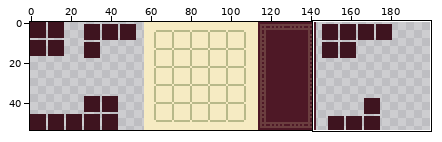
File history of a pixel-art file, art_workspace/levels/level2.aseprite. The first picture is a wide view before the edit; the outline marks the close-up.
Close-up. Old version:
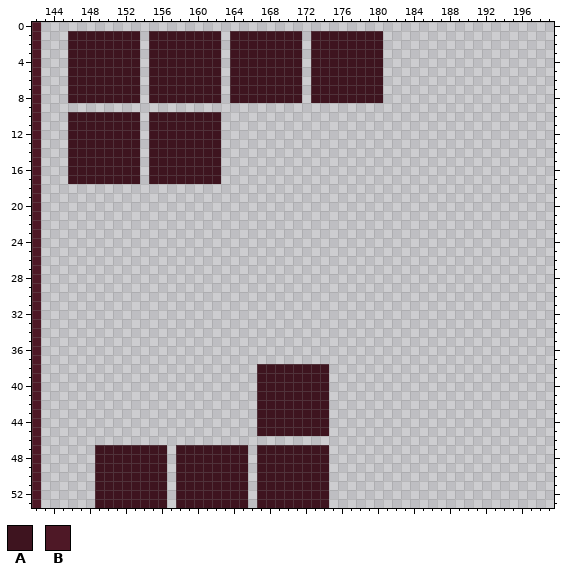
200x54 pixels, 1 frame. Shown: x 142..199, y 0..53. The commit also changed other parts of the picture, which this record leaves out.
Visible layers, top first: "Layer 3", "Layer 1", "Layer 2".
Palette (. is transparent): A #3e141f  B #4e1826
Pixels before (only the part around the change), first column x 142:
 0 B.........................................................
 1 B...AAAAAAAA.AAAAAAAA.AAAAAAAA.AAAAAAAA...................
 2 B...AAAAAAAA.AAAAAAAA.AAAAAAAA.AAAAAAAA...................
 3 B...AAAAAAAA.AAAAAAAA.AAAAAAAA.AAAAAAAA...................
 4 B...AAAAAAAA.AAAAAAAA.AAAAAAAA.AAAAAAAA...................
 5 B...AAAAAAAA.AAAAAAAA.AAAAAAAA.AAAAAAAA...................
 6 B...AAAAAAAA.AAAAAAAA.AAAAAAAA.AAAAAAAA...................
 7 B...AAAAAAAA.AAAAAAAA.AAAAAAAA.AAAAAAAA...................
 8 B...AAAAAAAA.AAAAAAAA.AAAAAAAA.AAAAAAAA...................
 9 B.........................................................
10 B...AAAAAAAA.AAAAAAAA.....................................
11 B...AAAAAAAA.AAAAAAAA.....................................
12 B...AAAAAAAA.AAAAAAAA.....................................
13 B...AAAAAAAA.AAAAAAAA.....................................
14 B...AAAAAAAA.AAAAAAAA.....................................
15 B...AAAAAAAA.AAAAAAAA.....................................
16 B...AAAAAAAA.AAAAAAAA.....................................
17 B...AAAAAAAA.AAAAAAAA.....................................
18 B.........................................................
19 B.........................................................
20 B.........................................................
21 B.........................................................
22 B.........................................................
23 B.........................................................
24 B.........................................................
25 B.........................................................
26 B.........................................................
27 B.........................................................
28 B.........................................................
29 B.........................................................
30 B.........................................................
31 B.........................................................
32 B.........................................................
33 B.........................................................
34 B.........................................................
35 B.........................................................
36 B.........................................................
37 B.........................................................
38 B........................AAAAAAAA.........................
39 B........................AAAAAAAA.........................
40 B........................AAAAAAAA.........................
41 B........................AAAAAAAA.........................
42 B........................AAAAAAAA.........................
43 B........................AAAAAAAA.........................
44 B........................AAAAAAAA.........................
45 B........................AAAAAAAA.........................
46 B.........................................................
47 B......AAAAAAAA.AAAAAAAA.AAAAAAAA.........................
48 B......AAAAAAAA.AAAAAAAA.AAAAAAAA.........................
49 B......AAAAAAAA.AAAAAAAA.AAAAAAAA.........................
50 B......AAAAAAAA.AAAAAAAA.AAAAAAAA.........................
51 B......AAAAAAAA.AAAAAAAA.AAAAAAAA.........................
52 B......AAAAAAAA.AAAAAAAA.AAAAAAAA.........................
53 B......AAAAAAAA.AAAAAAAA.AAAAAAAA.........................
Once edited:
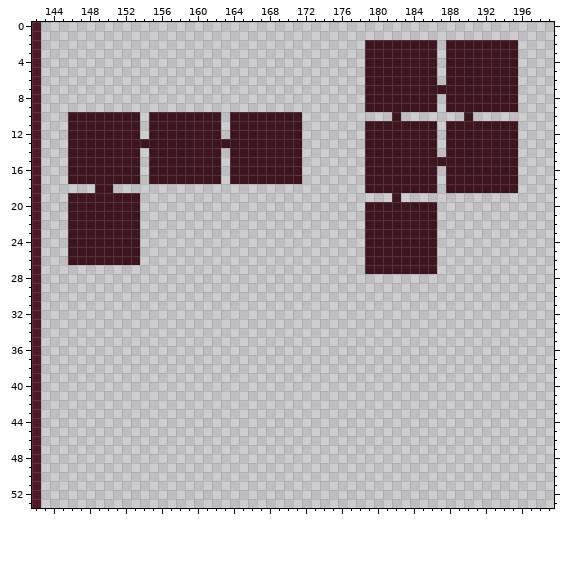
What changed:
Changed rows in their new state; - is an unchanged pixel.
Layer "Layer 3":
first column x 146:
 1 ........-........-........-........---------------
 2 ........-........-........-......--AAAAAA-AAAAAAAA
 3 ........-........-........-......--AAAAAA-AAAAAAAA
 4 ........-........-........-......--AAAAAA-AAAAAAAA
 5 ........-........-........-......--AAAAAA-AAAAAAAA
 6 ........-........-........-......--AAAAAA-AAAAAAAA
 7 ........-........-........-......--AAAAAAAAAAAAAAA
 8 ........-........-........-......--AAAAAA-AAAAAAAA
 9 ---------------------------------AAAAAAAA-AAAAAAAA
10 ------------------AAAAAAAA----------A-------A-----
11 ------------------AAAAAAAA-------AAAAAAAA-AAAAAAAA
12 ------------------AAAAAAAA-------AAAAAAAA-AAAAAAAA
13 --------A--------AAAAAAAAA-------AAAAAAAA-AAAAAAAA
14 ------------------AAAAAAAA-------AAAAAAAA-AAAAAAAA
15 ------------------AAAAAAAA-------AAAAAAAAAAAAAAAAA
16 ------------------AAAAAAAA-------AAAAAAAA-AAAAAAAA
17 ------------------AAAAAAAA-------AAAAAAAA-AAAAAAAA
18 ---AA----------------------------AAAAAAAA-AAAAAAAA
19 AAAAAAAA----------------------------A-------------
20 AAAAAAAA-------------------------AAAAAAAA---------
21 AAAAAAAA-------------------------AAAAAAAA---------
22 AAAAAAAA-------------------------AAAAAAAA---------
23 AAAAAAAA-------------------------AAAAAAAA---------
24 AAAAAAAA-------------------------AAAAAAAA---------
25 AAAAAAAA-------------------------AAAAAAAA---------
26 AAAAAAAA-------------------------AAAAAAAA---------
27 ---------------------------------AAAAAAAA---------
first column x 149:
38 ------------------........
39 ------------------........
40 ------------------........
41 ------------------........
42 ------------------........
43 ------------------........
44 ------------------........
45 ------------------........
47 ........-........-........
48 ........-........-........
49 ........-........-........
50 ........-........-........
51 ........-........-........
52 ........-........-........
53 ........-........-........
Changed places in both close-ups, as pixel boxes (x1, y1, x2, y2):
changed: (68, 31, 518, 274)
erased: (95, 364, 329, 508)
